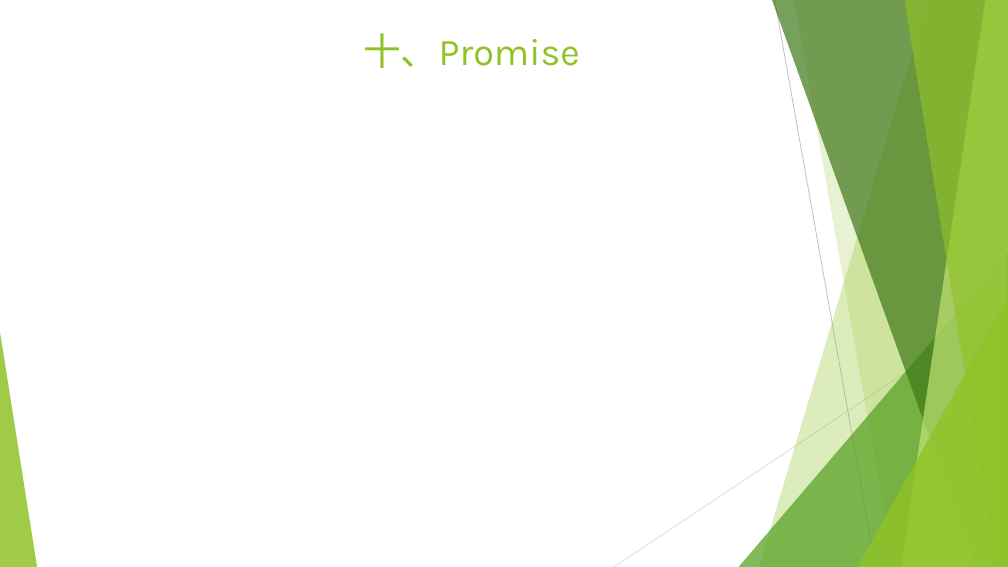
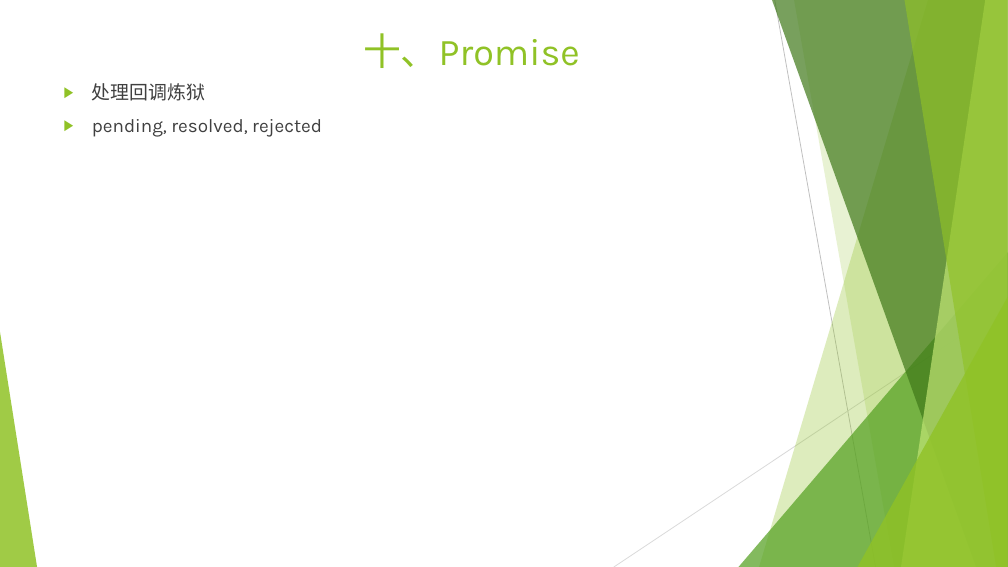
Before and after one commit to zhengpj95/nodejs_tutorial, a slide deck: slide 24 of NodeJS学习.pptx. Drawn at 1008x567 pixels with LibreOffice and Linux fonts; fonts in the diff are those of the drawing. Boxes give left, top, right and bottom in pixels: in the first picture for what was removed or moved away, otherwise in the second. Text is boxed around its words. In the diff, an @@ line names an element or a change of style, - is before the commit and + after.

Commit message:
modified

```diff
--- a/NodeJS学习.pptx
+++ b/NodeJS学习.pptx
@@ text added at <box>92,83,322,137</box>, 18 pt, text #404040 @@
+▶ 处理回调炼狱
+▶ pending, resolved, rejected
```
Also in this commit, not shown: 1 other slide changed, 1 slide added.
